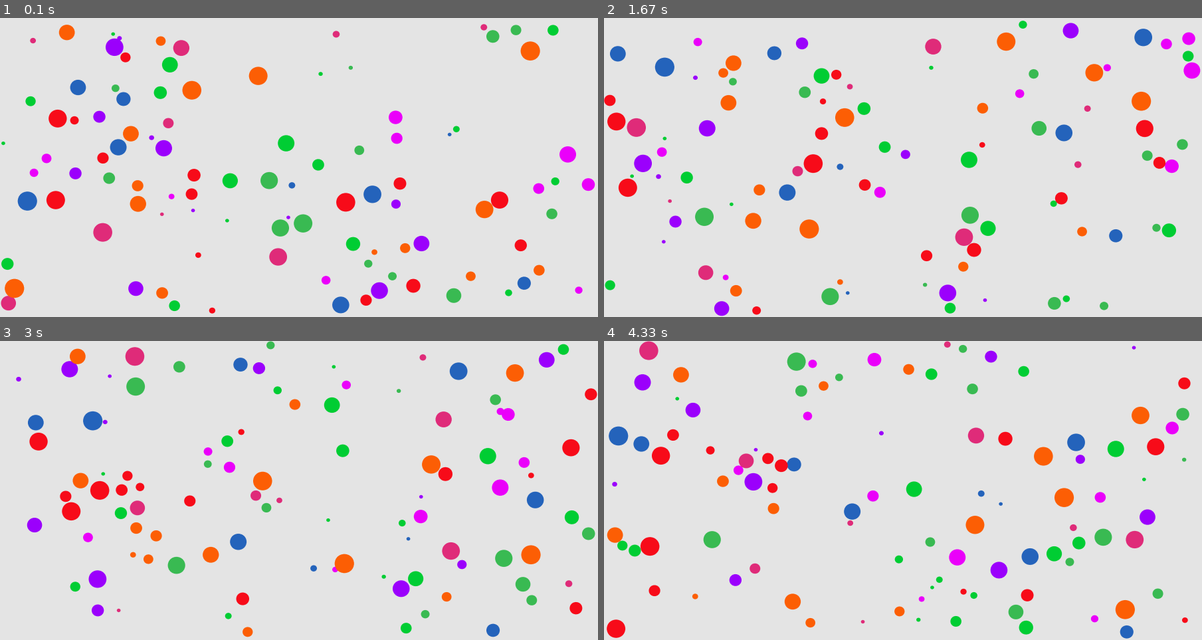
Above: before the commit, frames 1-4 (two rows, left to right).
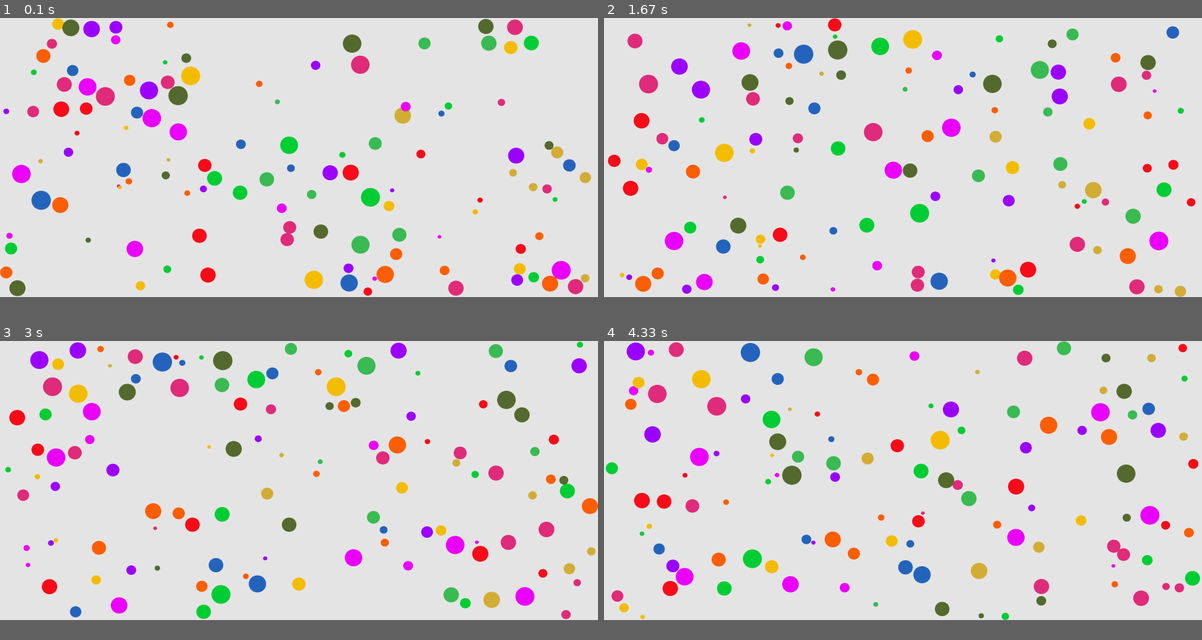
Above: after the commit, the same moments.

Repository: LePhilippeDucTai/physics_ball
Game: pygame game, started from main.py
Same seed, same stepped clock (60 frames per second), same inputs: the game is played once before the commit and once after it.
Inputs:
- Up to frame 1 (0.1 s): no input
- Up to frame 2 (1.67 s): no input
- Up to frame 3 (3 s): no input
- Up to frame 4 (4.33 s): no input
In our replay, the window is 900x450 before the commit and 900x420 after it. These sizes can differ from the game's own. Grey fills any space a smaller window leaves; there, only what the larger window draws over its background counts as a difference.

The runs differ from the first frame. In frame 1, 15% of the frame differs, in the area x 0-100%, y 0-99%; in frame 2, 15%; in frame 3, 15%; in frame 4, 16%, in the area x 0-100%, y 0-100%.

Commit message:
Changed the initial velocity as a bivariate normal distribution. Added some yellow color balls.

Diff:
--- a/balls.py
+++ b/balls.py
@@ -12,8 +12,7 @@
     MAX_RADIUS,
     MIN_BOUNCINESS,
     MIN_RADIUS,
-    X_VELOCITY,
-    Y_VELOCITY,
+    SCALE_VELOCITY,
 )
 
 
@@ -112,9 +111,7 @@
     gen = np.random.default_rng()
     accelerations = np.array([0, gravity])
     positions = gen.uniform([0, 0], [W, H], size=(n_balls, 2))
-    velocities = gen.uniform(
-        [-X_VELOCITY, -Y_VELOCITY], [X_VELOCITY, Y_VELOCITY], size=(n_balls, 2)
-    )
+    velocities = gen.normal(loc=0, scale=SCALE_VELOCITY, size=(n_balls, 2))
     radiuses = gen.integers(MIN_RADIUS, MAX_RADIUS, size=n_balls)
     colors = random.choices(LS_COLORS, k=n_balls)
     bouncinesses = gen.uniform(MIN_BOUNCINESS, MAX_BOUNCINESS, size=n_balls)[
--- a/constants.py
+++ b/constants.py
@@ -1,14 +1,13 @@
 SCREEN_WIDTH = 3000
-SCREEN_HEIGHT = 1500
-N_BALLS = 100
+SCREEN_HEIGHT = 1400
+N_BALLS = 120
 GRAVITY = 0
 MIN_RADIUS = 10
 MAX_RADIUS = 50
 FRICTION = 0.0
 MIN_BOUNCINESS = 0.99999
 MAX_BOUNCINESS = 1
-X_VELOCITY = 50
-Y_VELOCITY = 200
+SCALE_VELOCITY = 80
 BACKGROUND_COLOR = (230, 230, 230)
 DT = 0.1
 
@@ -16,13 +15,14 @@
 COLORS = {
     "red": (249, 13, 27),
     "orange": (254, 96, 6),
-    # "yellow": (253, 224, 5),
+    "yellow": (246, 190, 0),
+    "gold": (212, 175, 55),
     "phlox": (236, 0, 252),
     "violet": (157, 0, 254),
     "malachite": (0, 207, 53),
     "blue": (38, 101, 189),
     "green": (59, 188, 84),
     "cerise": (225, 45, 123),
-    # "khaki": (236, 231, 136),
+    "khaki": (85, 107, 47),
 }
 LS_COLORS = list(COLORS.values())
